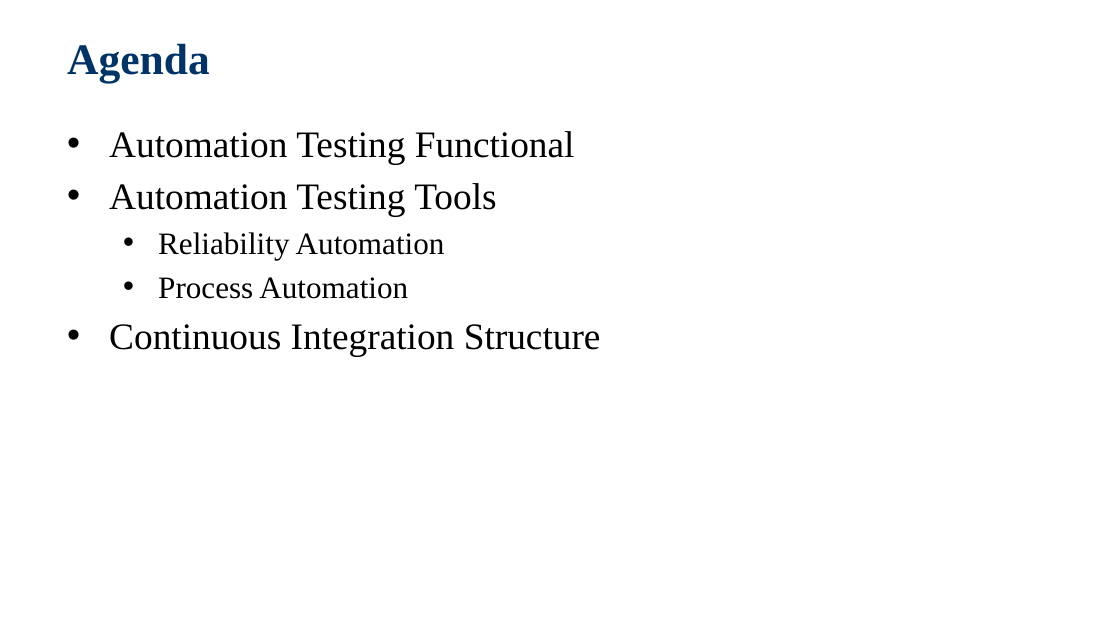
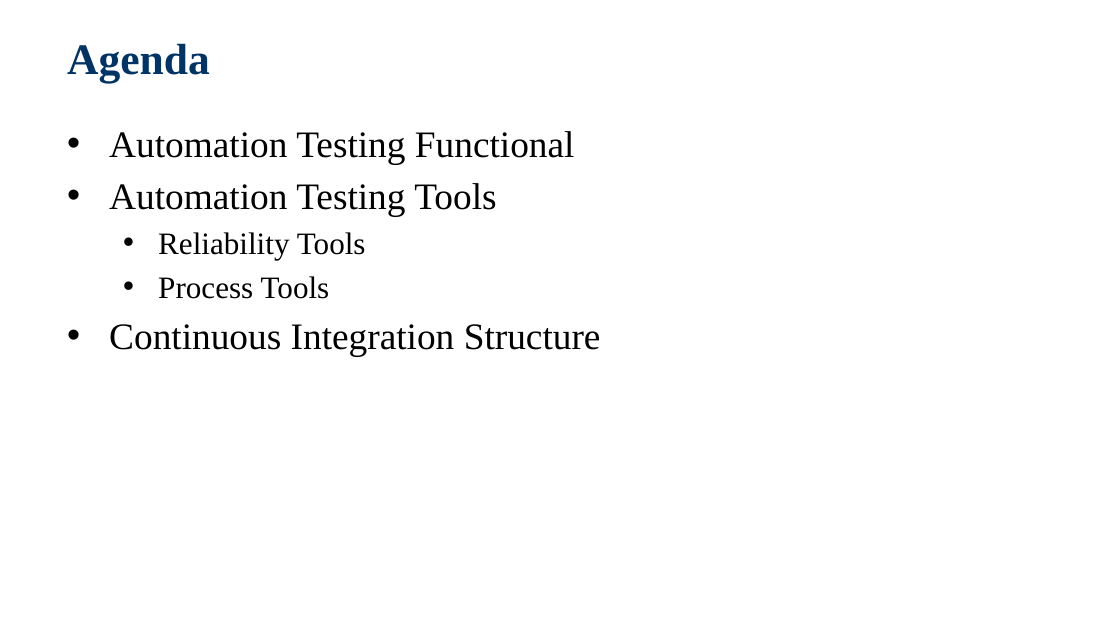
Before and after one commit to jackiejay888/automation, a slide deck: slide 2 of kpi/Automation Testing_Demo/Automation Testing_20200316.pptx. Drawn at 1120x630 pixels with LibreOffice and Linux fonts; fonts in the diff are those of the drawing; background and template pictures are left out. Boxes give left, top, right and bottom in pixels: in the first picture for what was removed or moved away, otherwise in the second. Text is boxed around its words. In the diff, an @@ line names an element or a change of style, - is before the commit and + after.

```diff
--- a/kpi/Automation Testing_Demo/Automation Testing_20200316.pptx
+++ b/kpi/Automation Testing_Demo/Automation Testing_20200316.pptx
@@ text at <box>158,232,366,299</box>: text changed @@
-  • Reliability Automation
-  • Process Automation
+  • Reliability Tools
+  • Process Tools
```
Also in this commit, not shown: 3 other slides changed, 3 slides added, 2 slides removed.
